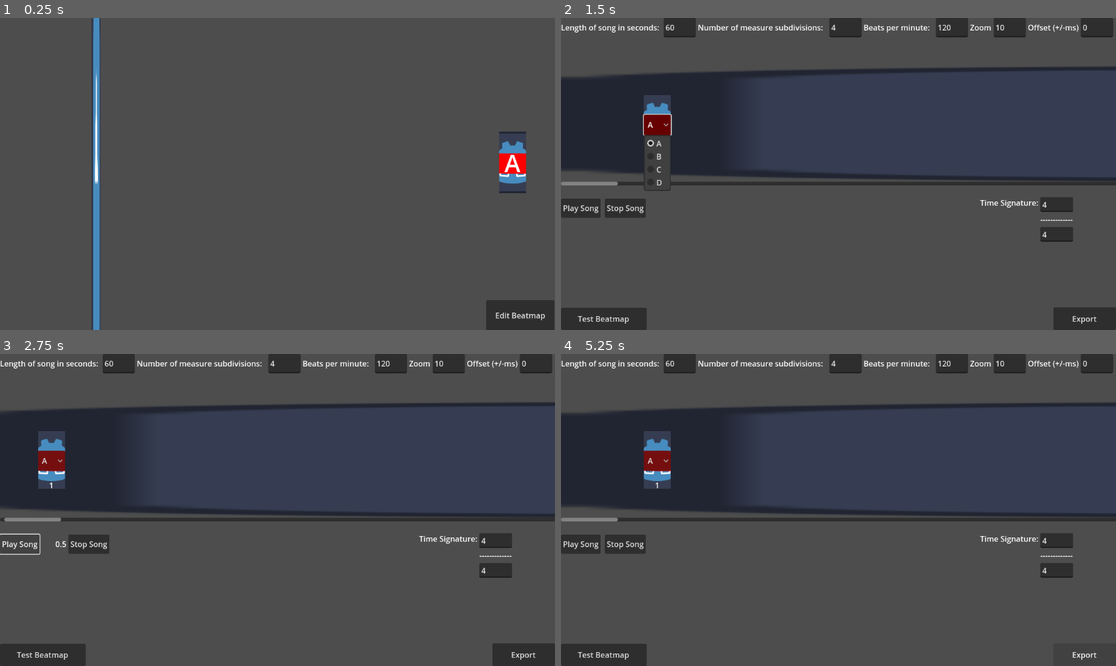
Above: before the commit, frames 1-4 (two rows, left to right).
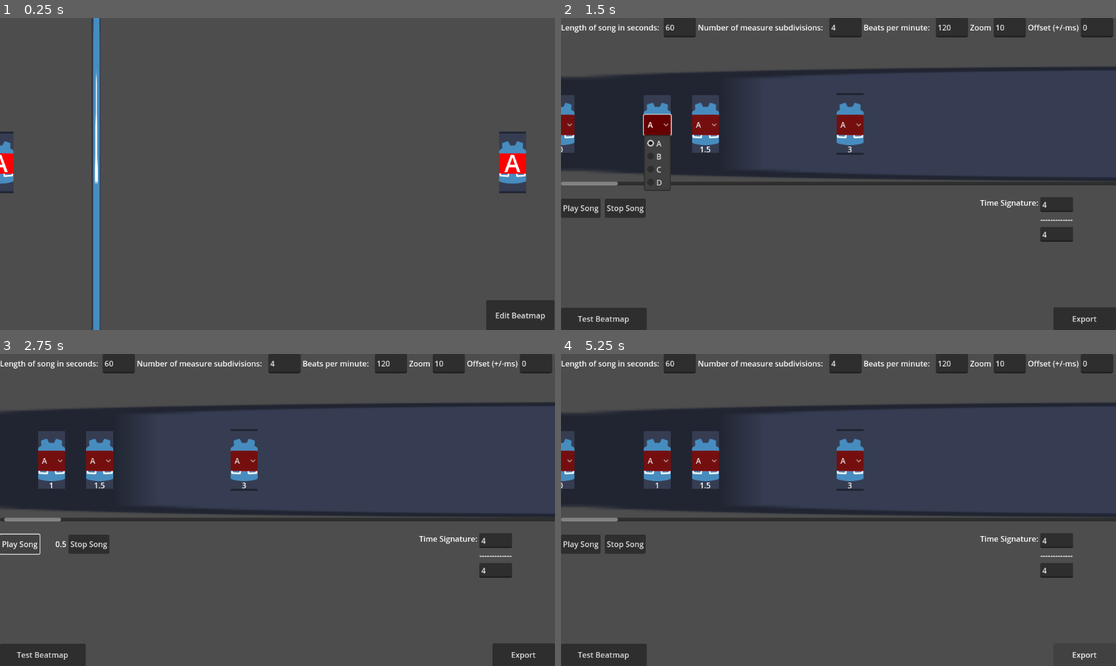
Above: after the commit, the same moments.

Repository: ValorZard/BandGame
Game: Godot game, scene res://src/game_engine/beatmap.tscn
Same seed, same stepped clock (60 frames per second), same inputs: the game is played once before the commit and once after it. The engine's default icon, where the game draws it, is replaced by a stand-in: a white triangle on a blue panel in a dark square.
Inputs:
- Up to frame 1 (0.25 s): no input
- Up to frame 2 (1.5 s): click "Edit Beatmap" at 0.5 s; click "A" at 1.25 s
- Up to frame 3 (2.75 s): click "Play Song" at 2 s
- Up to frame 4 (5.25 s): click "Play Song" at 2.75 s; click "Export" at 3.5 s; click "Test Beatmap" at 4.25 s; click "Edit Beatmap" at 5 s

The runs differ from the first frame. In frame 1, 0.3% of the frame differs, in the area x 0-3%, y 36-57%; in frame 2, 2.0%, in the area x 0-55%, y 24-44%; in frame 3, 1.6%; in frame 4, 2.0%.

Commit message:
added audio player

Diff:
--- a/src/game_engine/HitDetector.gd
+++ b/src/game_engine/HitDetector.gd
@@ -45,6 +45,8 @@
 	$HitZone.position.x = GameManager.hit_zone_left_offset
 	$HitZone.position.y = get_viewport_rect().size.y / 2
 	note_array = RhythmGameUtils.load_beatmap_to_play(beatmap_file_path)
+	# TODO: move audio stream player to only play its audio when the offset is ready or whatever
+	$AudioStreamPlayer.play()
 
 func delete_note(note_pair):
 	# Stops a note from being hit twice, removing the visual instance of a note when it is.
--- a/src/game_engine/beatmap.tscn
+++ b/src/game_engine/beatmap.tscn
@@ -1,7 +1,8 @@
-[gd_scene load_steps=3 format=3 uid="uid://byjt6qcu7xktc"]
+[gd_scene load_steps=4 format=3 uid="uid://byjt6qcu7xktc"]
 
 [ext_resource type="Script" path="res://src/game_engine/HitDetector.gd" id="1_ehuh6"]
-[ext_resource type="Texture2D" uid="uid://d2vw3mjhjc7o8" path="res://icon.svg" id="3_1q2pg"]
+[ext_resource type="Texture2D" uid="uid://cmvxhynvubwrn" path="res://icon.svg" id="3_1q2pg"]
+[ext_resource type="AudioStream" uid="uid://cydxhy28r24a1" path="res://assets/audio/MUSCMisc_Metronome a 120bpm (ID 0468)_BSB.wav" id="3_nvfdh"]
 
 [node name="HitDetector" type="Node2D"]
 script = ExtResource("1_ehuh6")
@@ -38,4 +39,7 @@
 grow_vertical = 2
 text = "Edit Beatmap"
 
+[node name="AudioStreamPlayer" type="AudioStreamPlayer" parent="."]
+stream = ExtResource("3_nvfdh")
+
 [connection signal="button_down" from="EditButton" to="." method="_on_edit_button_button_down"]
--- a/test_map.json
+++ b/test_map.json
@@ -1 +1 @@
-{"music-file":"res://assets/audio/MUSCMisc_Metronome a 120bpm (ID 0468)_BSB.wav","notes":[{"name":"A","start_time":1}]}
+{"music-file":"res://assets/audio/MUSCMisc_Metronome a 120bpm (ID 0468)_BSB.wav","notes":[{"name":"A","start_time":1},{"name":"A","start_time":0},{"name":"A","start_time":1.5},{"name":"A","start_time":3}]}
Not shown: 1 places in src/mapping_engine/beatmap_maker.tscn that only renumber resources
Not shown: 1 places in src/mapping_engine/measure_bar.tscn that only renumber resources
Not shown: 1 places in src/mapping_engine/note_selector.tscn that only renumber resources
